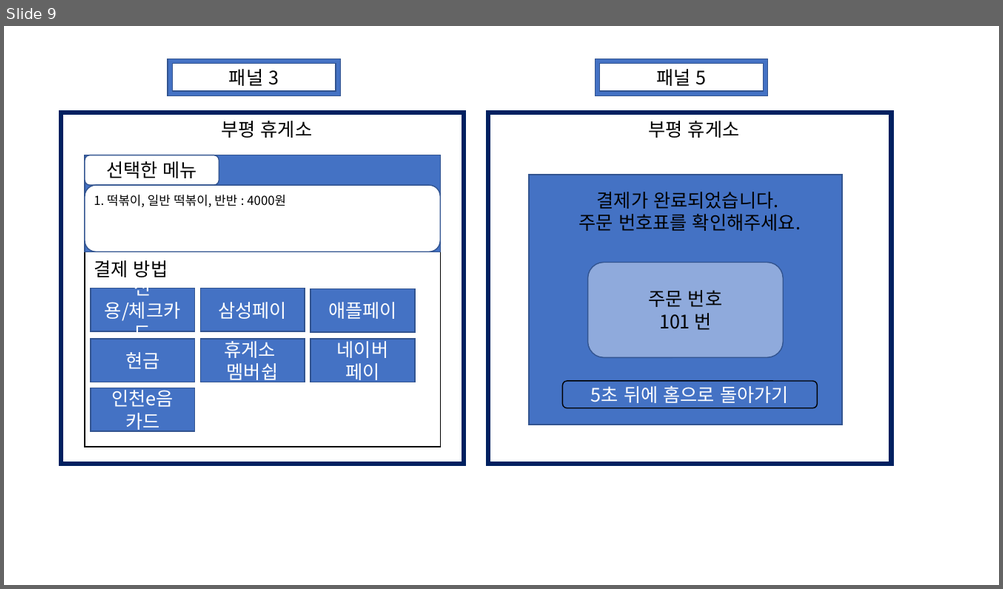
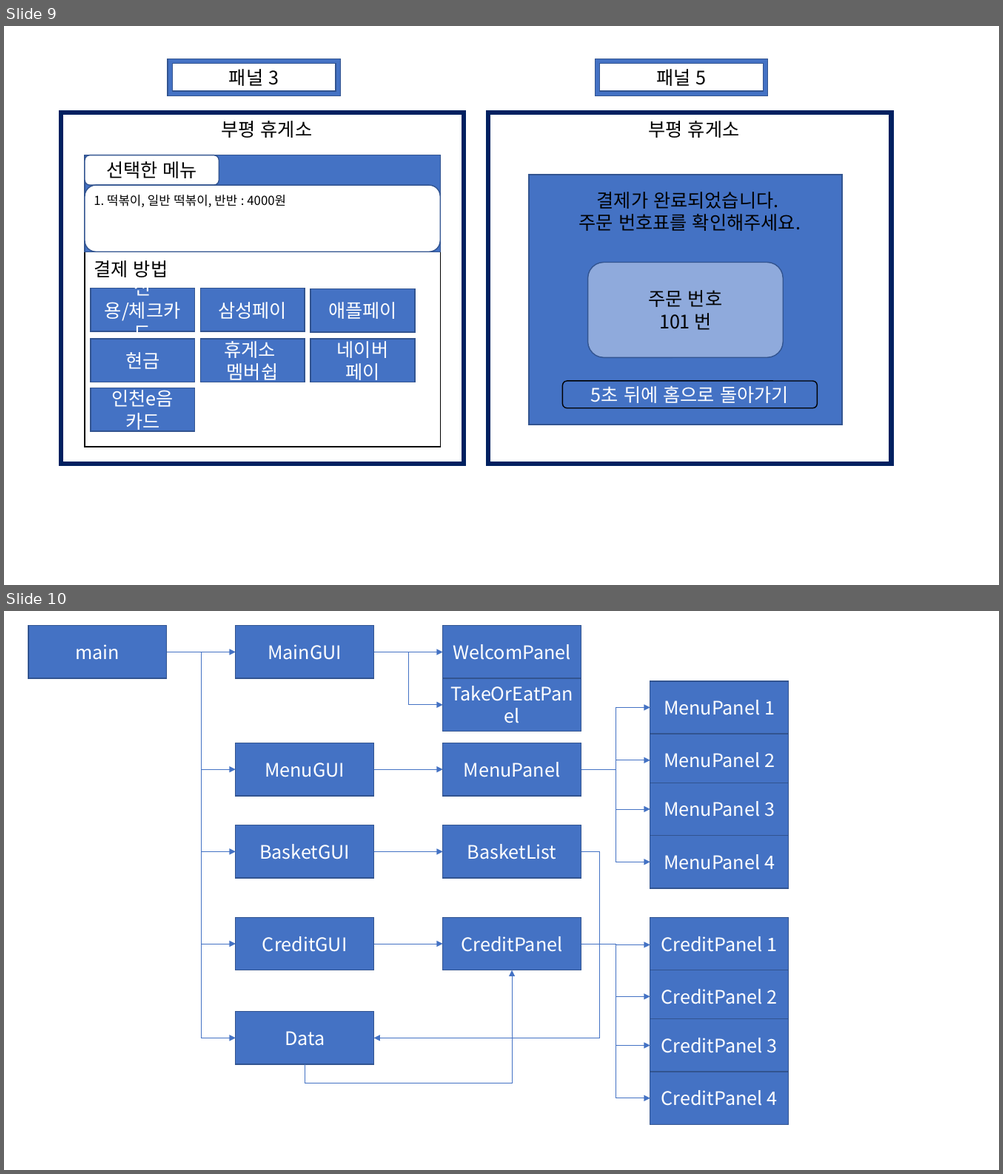
Before and after one commit to ase10git/JavaProject, a slide deck: 자바프로젝트 20231114.pptx. Shown one above the other, each under a label of ours: slide 9 before the commit, slides 9 and 10 after it. The pictures are 1003x589 and 1003x1174 pixels, drawn with LibreOffice and Linux fonts; fonts in the diff are those of the drawing. Boxes give left, top, right and bottom in pixels: in the first picture for what was removed or moved away, otherwise in the second. Text is boxed around its words. In the diff, an @@ line names an element or a change of style, - is before the commit and + after.

Commit message:
20231118 17시37분 분리시도 실패
MainGUI 코드 패널별 분리 시도
결과는 실패

```diff
--- a/자바프로젝트 20231114.pptx
+++ b/자바프로젝트 20231114.pptx
@@ slide 10 added at <box>4,611,999,1170</box>, background #FFFFFF @@
@@ rectangle added at <box>28,626,167,679</box>, fill #4472C4, outline #325491 1 pt, 18 pt, text #FFFFFF @@
+main
@@ arrow added from (167, 652) to (236, 652), #4472C4 0.5 pt @@
@@ elbow arrow added from (167, 652) to (236, 944), #4472C4 0.5 pt @@
@@ elbow arrow added from (167, 652) to (236, 770), #4472C4 0.5 pt @@
@@ elbow arrow added from (167, 652) to (236, 852), #4472C4 0.5 pt @@
@@ elbow arrow added from (167, 652) to (236, 1039), #4472C4 0.5 pt @@
@@ group added at <box>236,626,580,731</box>: 3 rectangles, 1 arrow, 1 elbow arrow @@
+MainGUI
+WelcomPanel
+TakeOrEatPanel
@@ elbow arrow added from (580, 770) to (650, 707), #4472C4 0.5 pt @@
@@ elbow arrow added from (580, 770) to (650, 760), #4472C4 0.5 pt @@
@@ arrow added from (374, 770) to (443, 770), #4472C4 0.5 pt @@
@@ elbow arrow added from (580, 770) to (650, 863), #4472C4 0.5 pt @@
@@ elbow arrow added from (580, 770) to (650, 809), #4472C4 0.5 pt @@
@@ rectangle added at <box>236,825,373,878</box>, fill #4472C4, outline #325491 1 pt, 18 pt, text #FFFFFF @@
+BasketGUI
@@ rectangle added at <box>443,825,580,878</box>, fill #4472C4, outline #325491 1 pt, 18 pt, text #FFFFFF @@
+BasketList
@@ arrow added from (374, 852) to (443, 852), #4472C4 0.5 pt @@
@@ elbow arrow added from (580, 852) to (374, 1039), #4472C4 0.5 pt @@
@@ group added at <box>236,681,788,889</box>: 6 rectangles @@
+MenuGUI
+MenuPanel
+MenuPanel 1
+MenuPanel 2
+MenuPanel 3
+MenuPanel 4
@@ group added at <box>236,917,788,1125</box>: 6 rectangles, 4 elbow arrows, 1 arrow @@
+CreditGUI
+CreditPanel
+CreditPanel 1
+CreditPanel 2
+CreditPanel 3
+CreditPanel 4
@@ elbow arrow added from (304, 1065) to (512, 971), #4472C4 0.5 pt @@
@@ rectangle added at <box>236,1011,373,1065</box>, fill #4472C4, outline #325491 1 pt, 18 pt, text #FFFFFF @@
+Data
```
Also in this commit, not shown: 21 other files.
